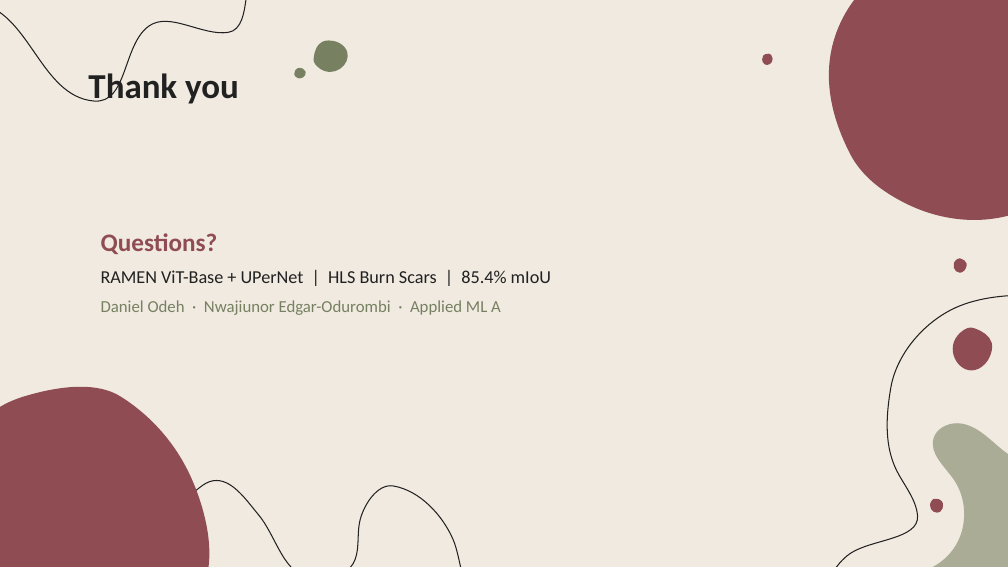
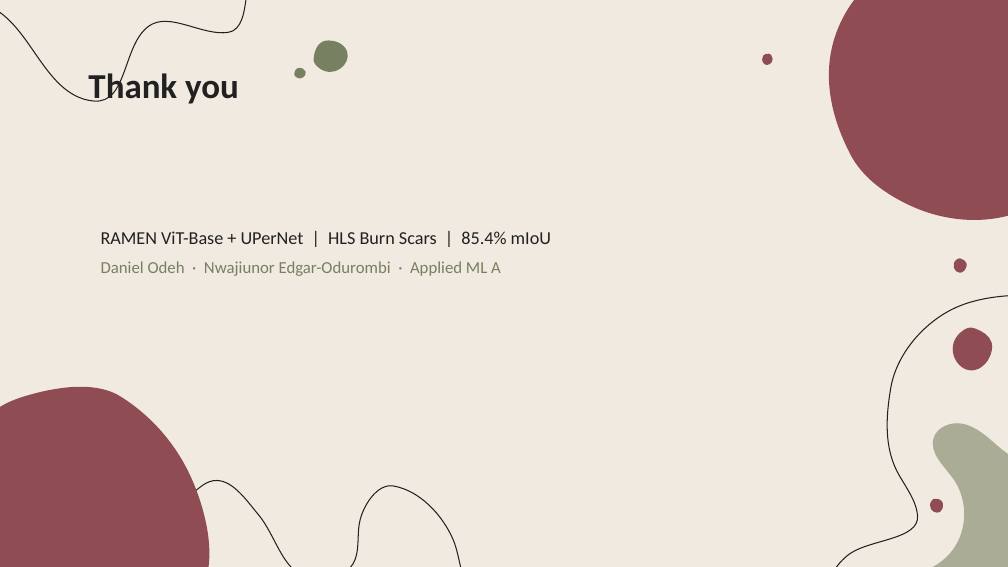
Before and after one commit to MLC-Applied-ML-A/Applied-ML-A-Projects, a slide deck: slide 12 of RAMEN-Wildfire-Burn-Scar-Mapping/slides/RAMEN_Burn_Scar_Mapping_Applied_ML_A.pptx. Drawn at 1008x567 pixels with LibreOffice and Linux fonts; fonts in the diff are those of the drawing. Boxes give left, top, right and bottom in pixels: in the first picture for what was removed or moved away, otherwise in the second. Text is boxed around its words. In the diff, an @@ line names an element or a change of style, - is before the commit and + after.

```diff
--- a/RAMEN-Wildfire-Burn-Scar-Mapping/slides/RAMEN_Burn_Scar_Mapping_Applied_ML_A.pptx
+++ b/RAMEN-Wildfire-Burn-Scar-Mapping/slides/RAMEN_Burn_Scar_Mapping_Applied_ML_A.pptx
@@ text at (x1=101, y1=233, x2=218, y2=254): paragraph removed @@
-Questions?
```
Also in this commit, not shown: 1 other slide changed, 1 other file.
